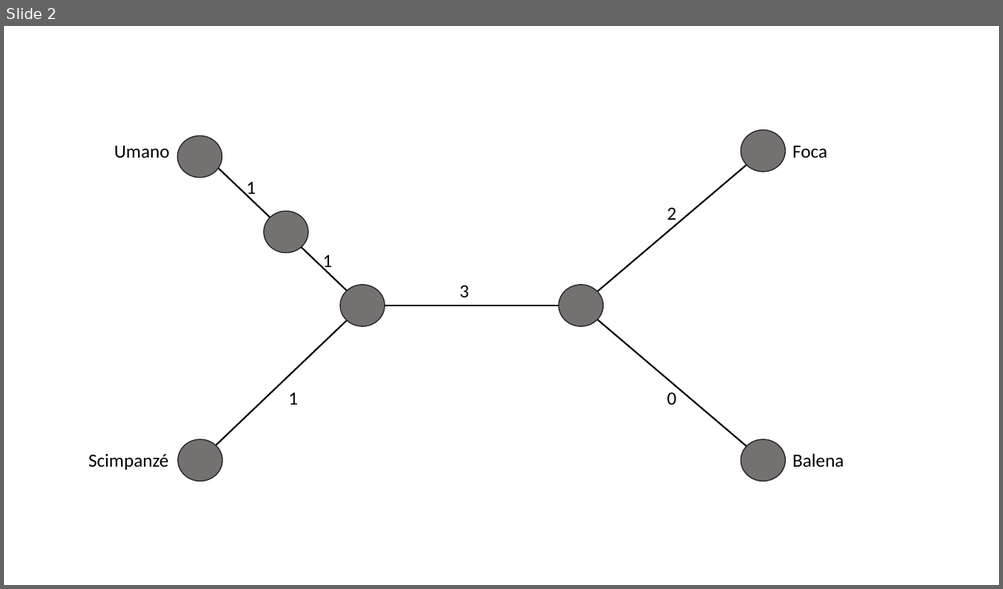
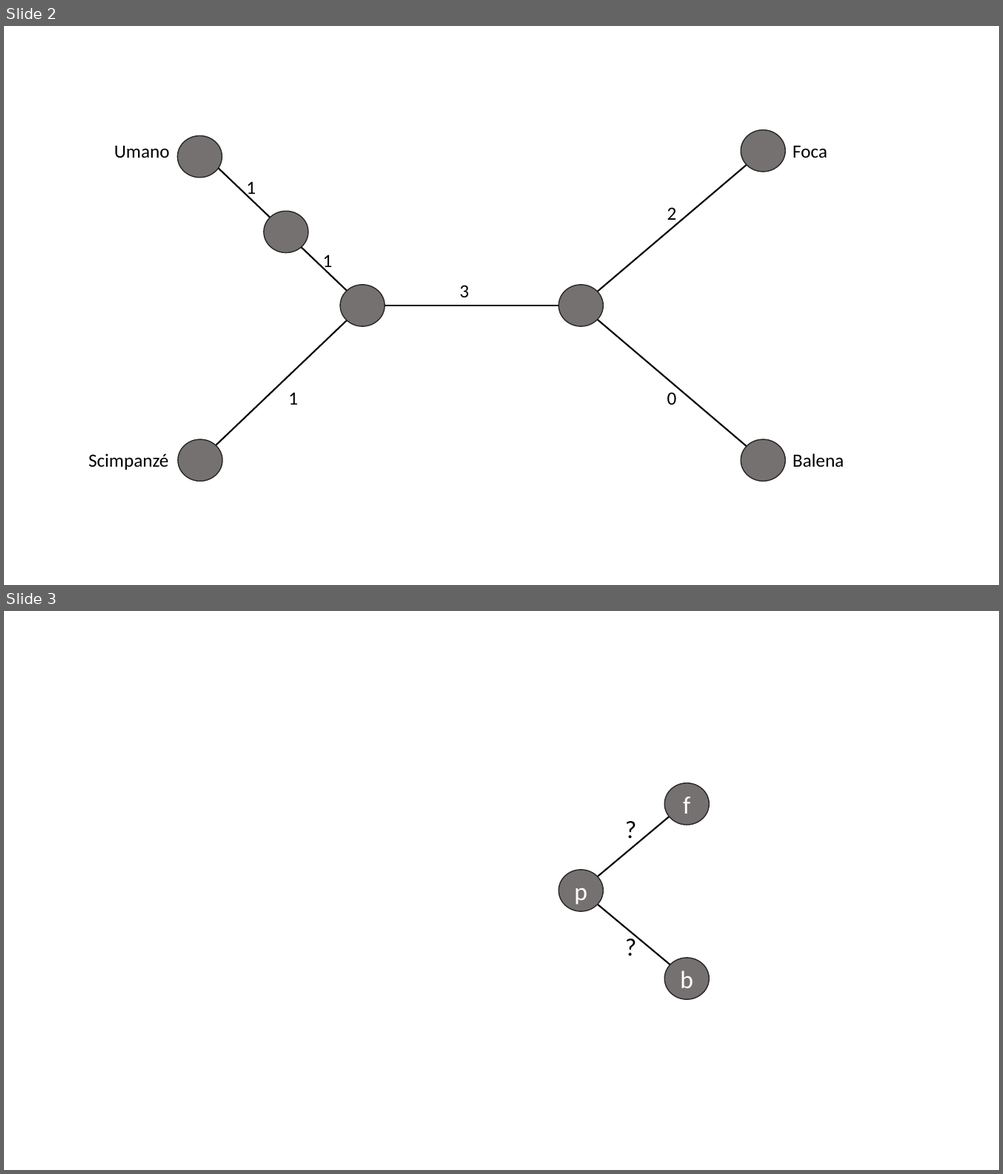
Before and after one commit to mtortoli/Thesis, a slide deck: unroteed_tree_created_by_figure_5.pptx. Shown one above the other, each under a label of ours: slide 2 before the commit, slides 2 and 3 after it. The pictures are 1003x589 and 1003x1174 pixels, drawn with LibreOffice and Linux fonts; fonts in the diff are those of the drawing. Boxes give left, top, right and bottom in pixels: in the first picture for what was removed or moved away, otherwise in the second. Text is boxed around its words. In the diff, an @@ line names an element or a change of style, - is before the commit and + after.

```diff
--- a/unroteed_tree_created_by_figure_5.pptx
+++ b/unroteed_tree_created_by_figure_5.pptx
@@ slide 3 added at (4, 611, 999, 1170), background #FFFFFF @@
@@ ellipse added at (664, 783, 709, 825), fill #767171, outline #262626 1 pt, 24 pt, text #FFFFFF @@
+f
@@ line added from (685, 804) to (580, 891), #000000 1.5 pt @@
@@ text added at (617, 809, 644, 847), 24 pt, text #000000 @@
+?
@@ ellipse added at (558, 870, 603, 911), fill #767171, outline #262626 1 pt, 24 pt, text #FFFFFF @@
+p
@@ line added from (580, 891) to (687, 979), #000000 1.5 pt @@
@@ text added at (617, 928, 644, 965), 24 pt, text #000000 @@
+?
@@ ellipse added at (664, 958, 709, 999), fill #767171, outline #262626 1 pt, 24 pt, text #FFFFFF @@
+b
```
Also in this commit, not shown: 6 other slides added, 10 other files.
